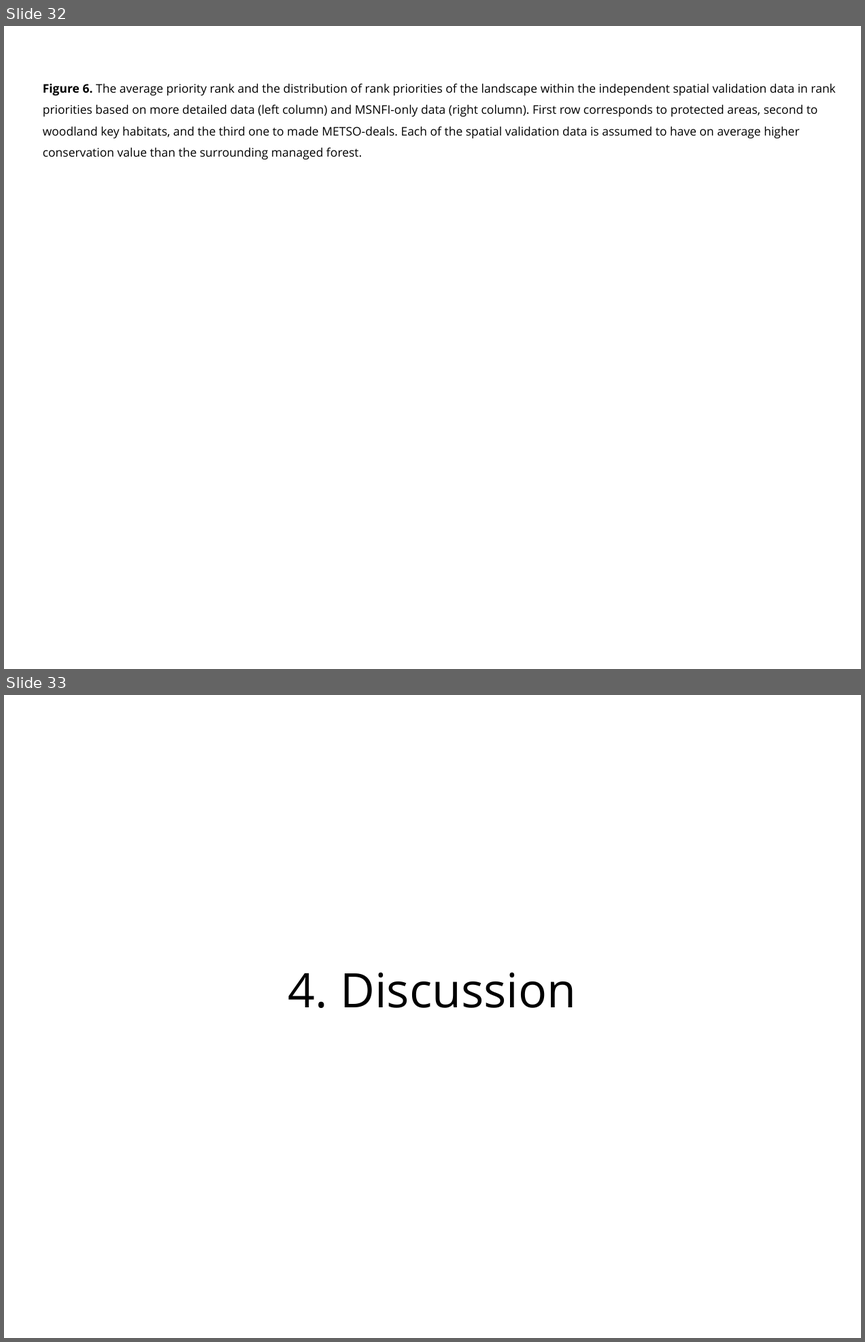
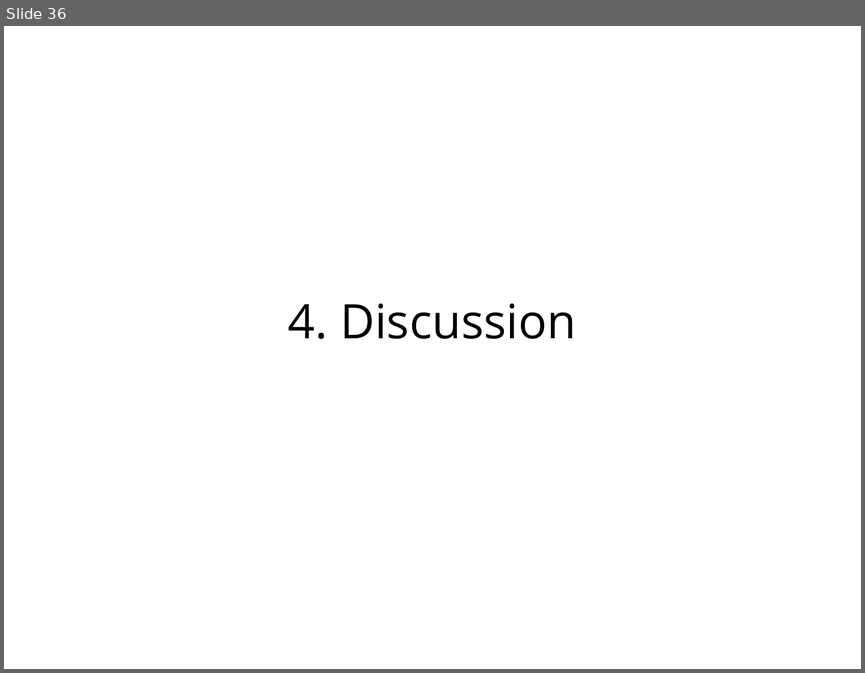
Before and after one commit to jlehtoma/validityms, a slide deck: reports/validity_ms_outline.ppt. Shown one above the other, each under a label of ours: slides 32 and 33 before the commit, slide 36 after it. The pictures are 865x1342 and 865x673 pixels, drawn with LibreOffice and Linux fonts; fonts in the diff are those of the drawing. Boxes give left, top, right and bottom in pixels: in the first picture for what was removed or moved away, otherwise in the second. Text is boxed around its words. In the diff, an @@ line names an element or a change of style, - is before the commit and + after.

```diff
--- a/reports/validity_ms_outline.ppt
+++ b/reports/validity_ms_outline.ppt
@@ slide 32 removed at bbox=[4, 26, 861, 669], background #FFFFFF @@
@@ text removed at bbox=[43, 83, 835, 160] @@
-Figure 6. The average priority rank and the distribution of rank priorities of the landscape within the independent spatial validation data in rank priorities based on more detailed data (left column) and MSNFI-only data (right column). First row corresponds to protected areas, second to woodland key habitats, and the third one to made METSO-deals. Each of the spatial validation data is assumed to have on average higher conservation value than the surrounding managed forest.
@@ what was slide 33 is now slide 36 @@
```
Also in this commit, not shown: 9 slides changed, 10 slides added, 6 other slides removed, 1 other file.
